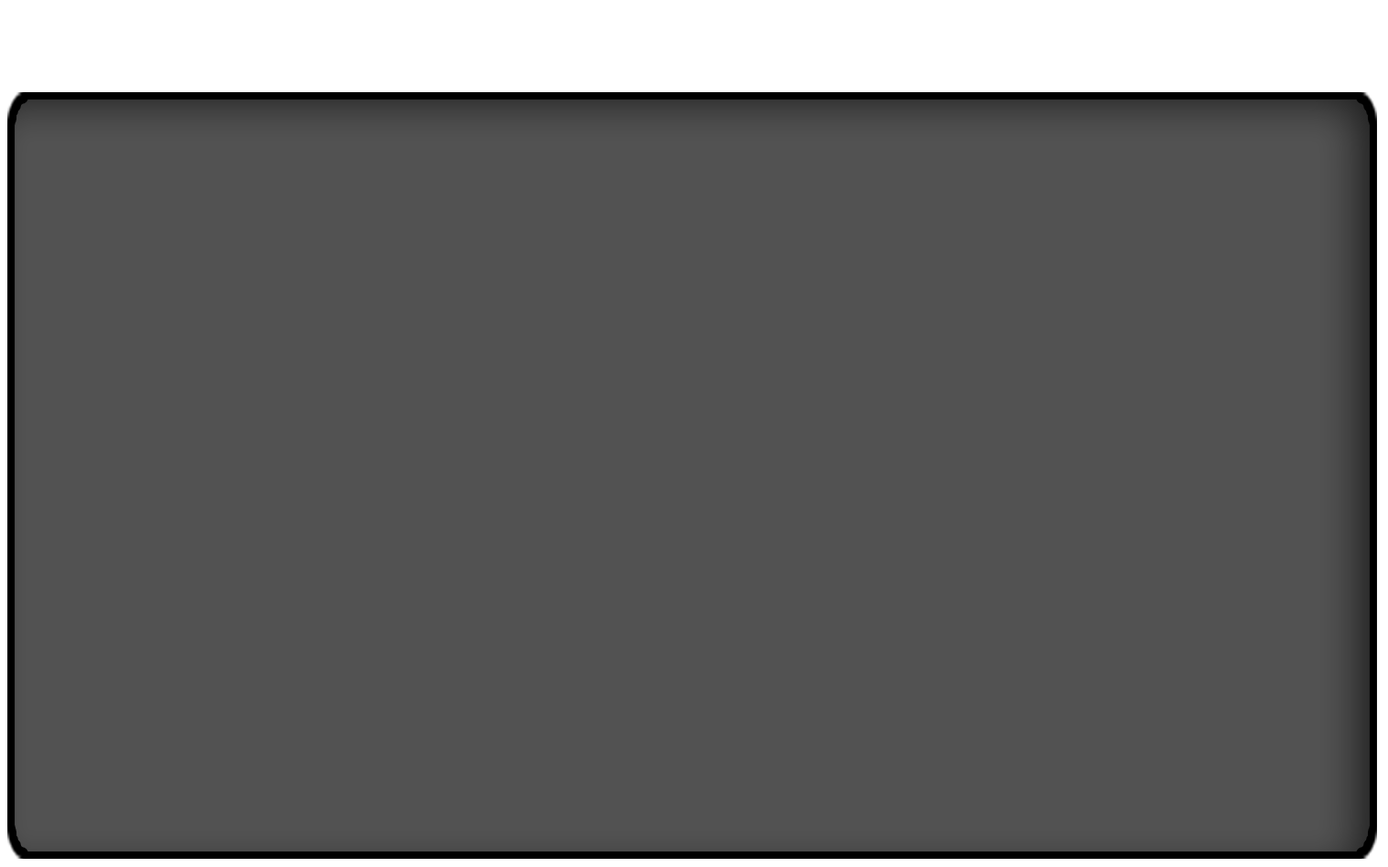
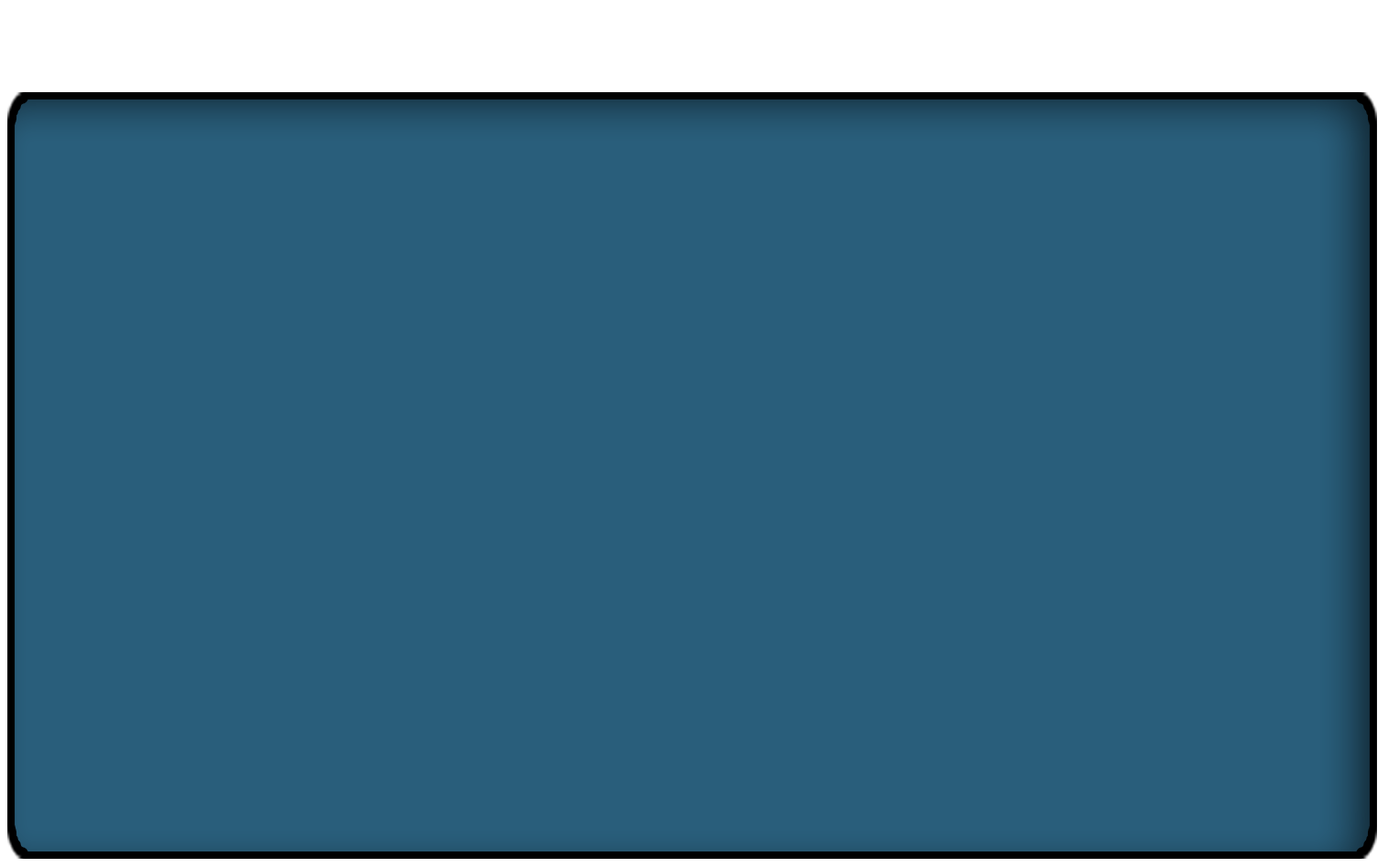
Revision of a layered 1388x867 image; what changed, layer by layer:
painted on "Rounded Rectangle 1" over [14, 99, 1370, 852]
